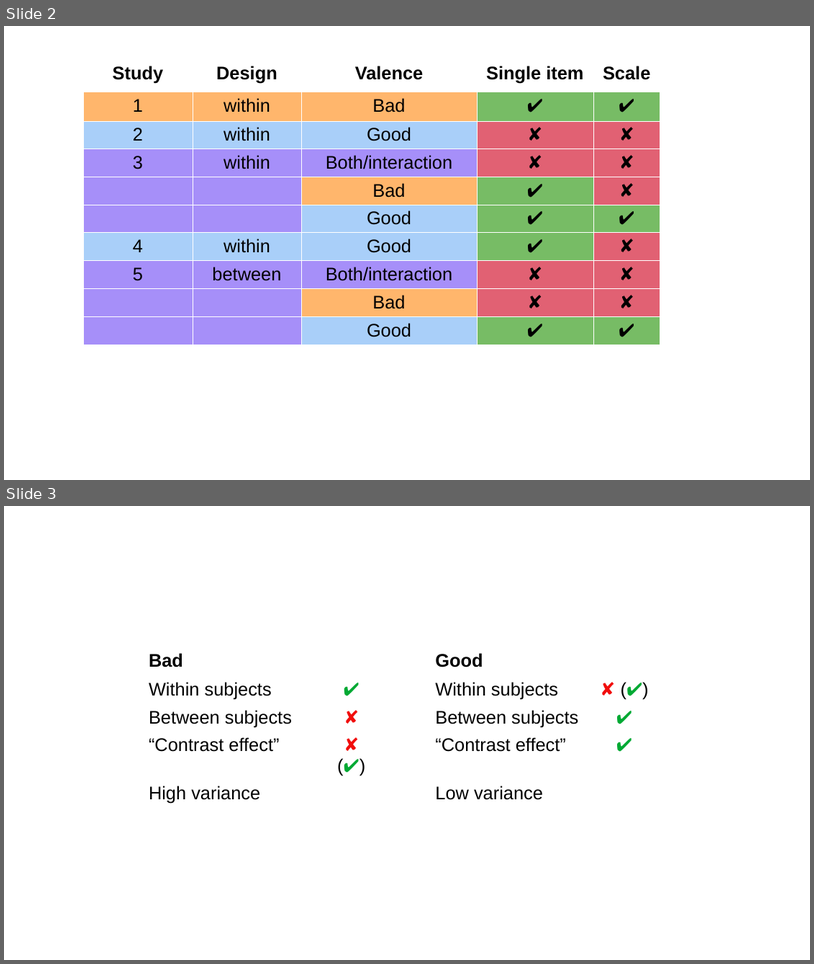
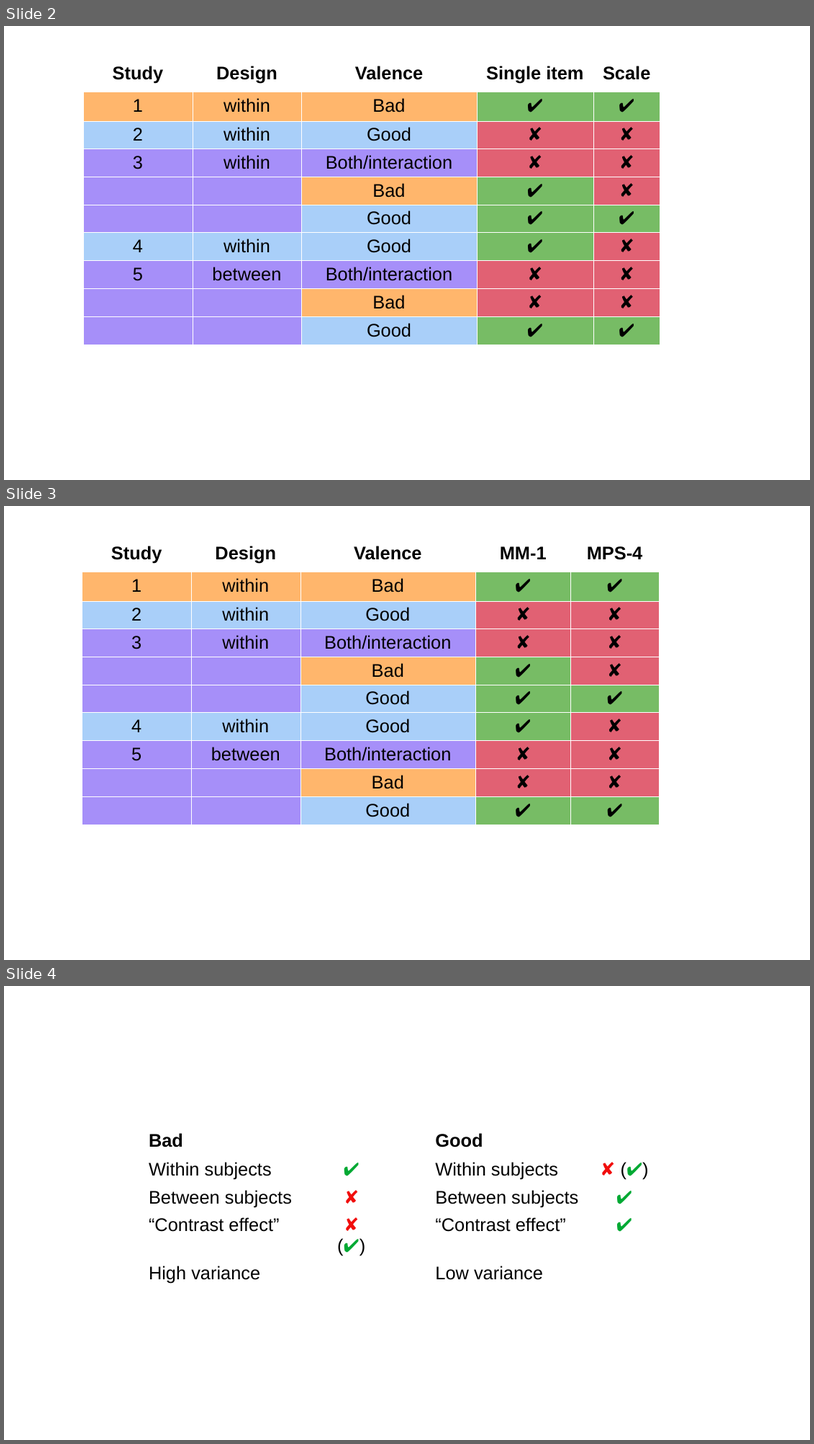
Before and after one commit to cillianmiltown/moral_dilution_online, a slide deck: resources/images/tables.odp. Shown one above the other, each under a label of ours: slides 2 and 3 before the commit, slides 2, 3 and 4 after it. The pictures are 814x964 and 814x1444 pixels, drawn with LibreOffice and Linux fonts; fonts in the diff are those of the drawing. Boxes give left, top, right and bottom in pixels: in the first picture for what was removed or moved away, otherwise in the second. Text is boxed around its words. In the diff, an @@ line names an element or a change of style, - is before the commit and + after.

Commit message:
fixed link to wrong study

```diff
--- a/resources/images/tables.odp
+++ b/resources/images/tables.odp
@@ slide 3 added at (4, 506, 810, 960), background #FFFFFF @@
@@ table added at (82, 540, 659, 825), 10 rows, 5 columns @@
+Study | Design | Valence | MM-1 | MPS-4
+1 | within | Bad | ✔ | ✔
+2 | within | Good | ✘ | ✘
+3 | within | Both/interaction | ✘ | ✘
+ |  | Bad | ✔ | ✘
+ |  | Good | ✔ | ✔
+4 | within | Good | ✔ | ✘
+5 | between | Both/interaction | ✘ | ✘
+ |  | Bad | ✘ | ✘
+ |  | Good | ✔ | ✔
@@ what was slide 3 is now slide 4 @@
```
Also in this commit, not shown: 20 other files.
